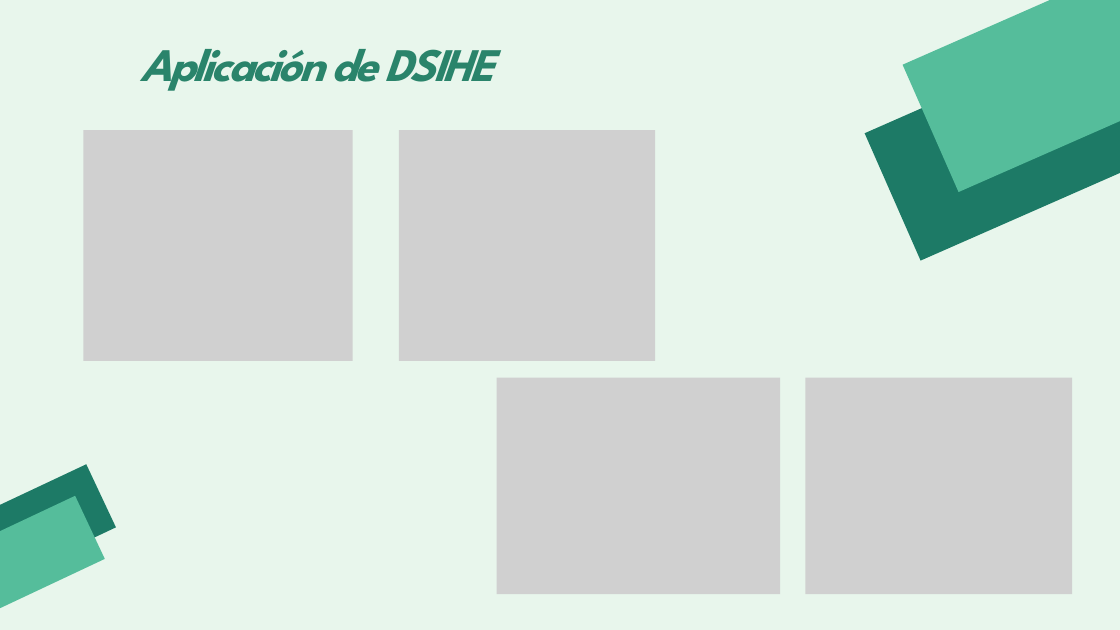
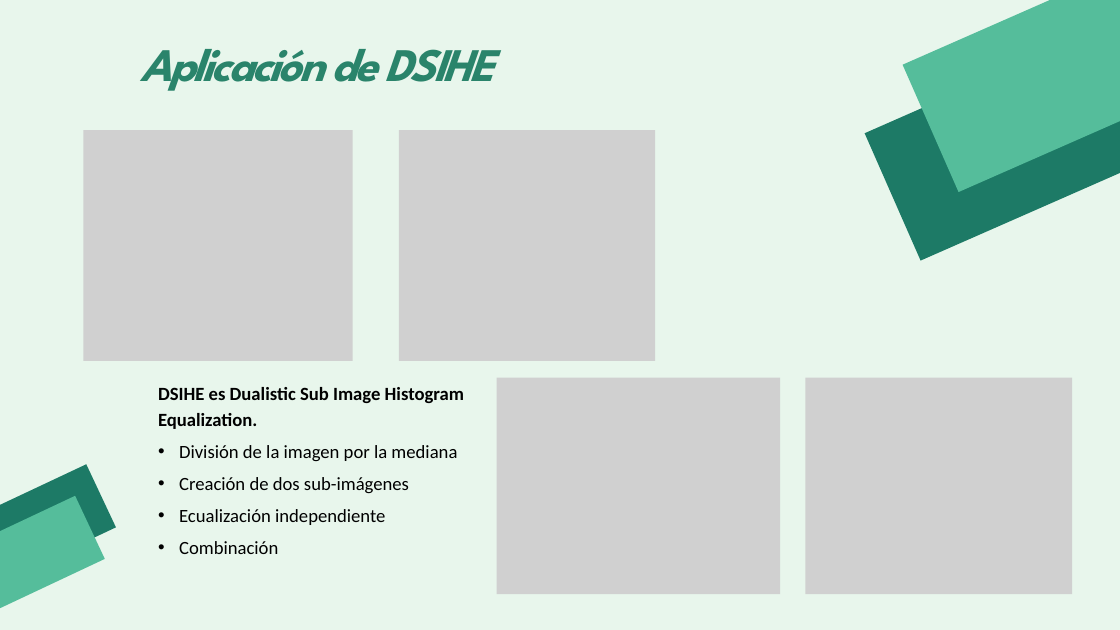
Before and after one commit to aynatgb/MIAAD_PI_TP, a slide deck: slide 7 of Procesamiento digital de imagenes.pptx (slide 6 before the commit). Drawn at 1120x630 pixels with LibreOffice and Linux fonts; fonts in the diff are those of the drawing; grey boxes stand for pictures. Boxes give left, top, right and bottom in pixels: in the first picture for what was removed or moved away, otherwise in the second. Text is boxed around its words. In the diff, an @@ line names an element or a change of style, - is before the commit and + after.

```diff
--- a/Procesamiento digital de imagenes.pptx
+++ b/Procesamiento digital de imagenes.pptx
@@ text added at (158,387,464,554), 24 pt, text #000000 @@
+DSIHE es Dualistic Sub Image Histogram Equalization.
+• División de la imagen por la mediana
+• Creación de dos sub-imágenes
+• Ecualización independiente
+• Combinación
```
Also in this commit, not shown: 6 other slides changed.
